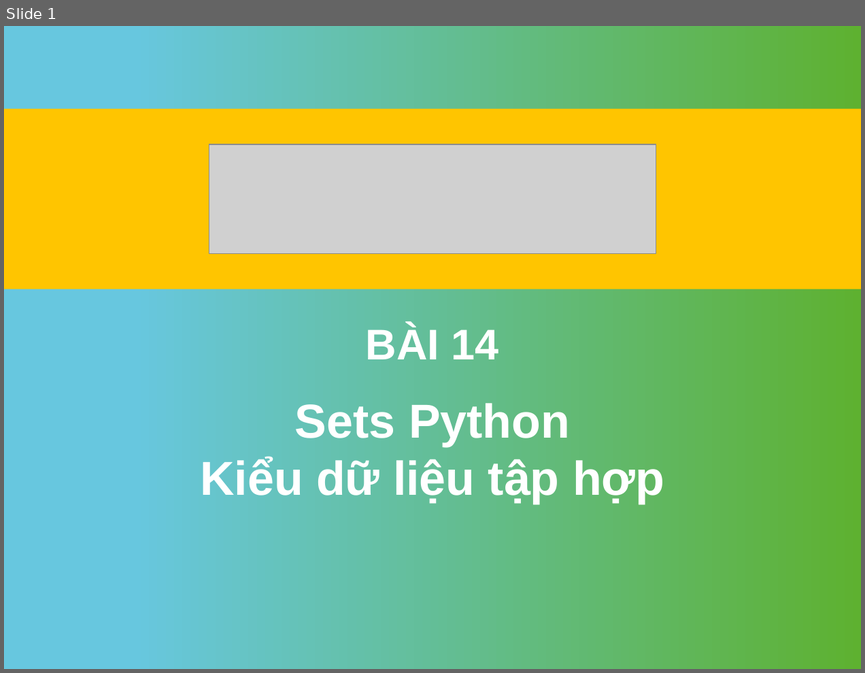
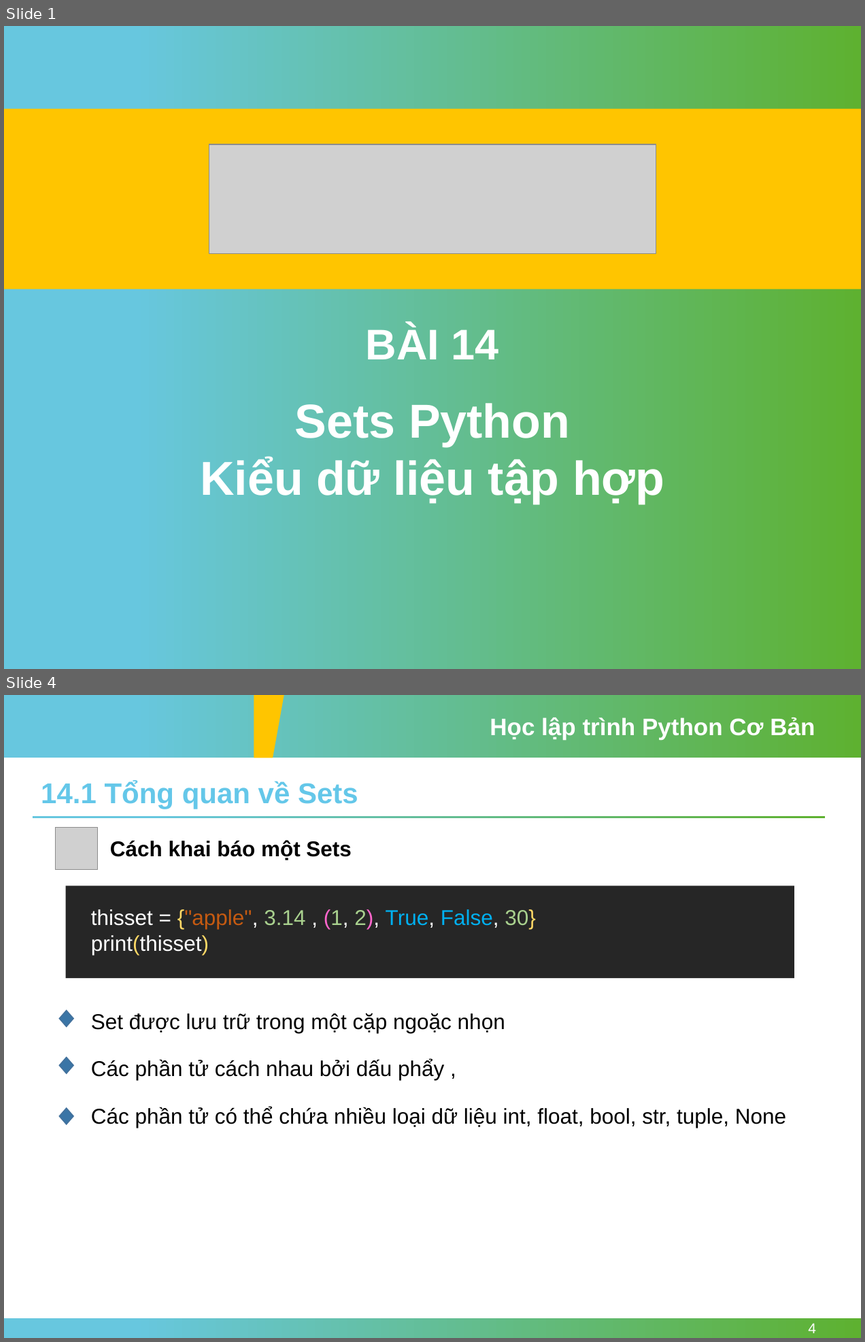
Before and after one commit to nhannn87dn/Learn-Python-Basic, a slide deck: Session-14-Sets/Session-14-Sets-Python.pptx. Shown one above the other, each under a label of ours: slide 1 before the commit, slides 1 and 4 after it; the slides between them are not shown. The pictures are 865x673 and 865x1342 pixels, drawn with LibreOffice and Linux fonts; fonts in the diff are those of the drawing; grey boxes stand for pictures; background and template pictures are left out. Boxes give left, top, right and bottom in pixels: in the first picture for what was removed or moved away, otherwise in the second. Text is boxed around its words. In the diff, an @@ line names an element or a change of style, - is before the commit and + after.

```diff
--- a/Session-14-Sets/Session-14-Sets-Python.pptx
+++ b/Session-14-Sets/Session-14-Sets-Python.pptx
@@ slide 4 added at [4,695,861,1338], background #FFFFFF @@
@@ rectangle added at [4,695,861,758], fill gradient #67C7DF to #5EB130 @@
@@ freeform shape added at [254,695,284,758], fill #FFC500 @@
@@ text added at [490,717,815,740], 20 pt, text #FFFFFF, bold @@
+Học lập trình Python Cơ Bản
@@ text added at [41,781,358,809], 24 pt, text #64C7E9, bold @@
+14.1 Tổng quan về Sets
@@ rectangle added at [33,816,825,818], fill gradient #67C7DF to #5EB130 @@
@@ picture added at [56,827,97,869] @@
@@ text added at [110,840,351,860], 18 pt, text #000000, bold @@
+Cách khai báo một Sets
@@ rectangle added at [66,886,794,979], fill #262626 @@
@@ text added at [91,909,536,955], 18 pt, text #FFFFFF @@
+thisset = {"apple", 3.14 , (1, 2), True, False, 30}
+print(thisset)
@@ diamond added at [60,1011,73,1027], fill #3A75A6, outline #43739E 1 pt @@
@@ text added at [91,1013,505,1033], 18 pt, text #000000 @@
+Set được lưu trữ trong một cặp ngoặc nhọn
@@ diamond added at [60,1057,73,1074], fill #3A75A6, outline #43739E 1 pt @@
@@ text added at [91,1058,444,1079], 18 pt, text #000000 @@
+Các phần tử cách nhau bởi dấu phẩy ,
@@ diamond added at [60,1108,73,1124], fill #3A75A6, outline #43739E 1 pt @@
@@ text added at [91,1106,786,1127], 18 pt, text #000000 @@
+Các phần tử có thể chứa nhiều loại dữ liệu int, float, bool, str, tuple, None
@@ rectangle added at [4,1318,861,1338], fill gradient #67C7DF to #5EB130 @@
@@ page number added at [808,1323,816,1333], 12 pt, text #FFFFFF @@
+4
```
Also in this commit, not shown: 3 slides changed, 6 other slides added, 17 slides removed, 11 other files.
